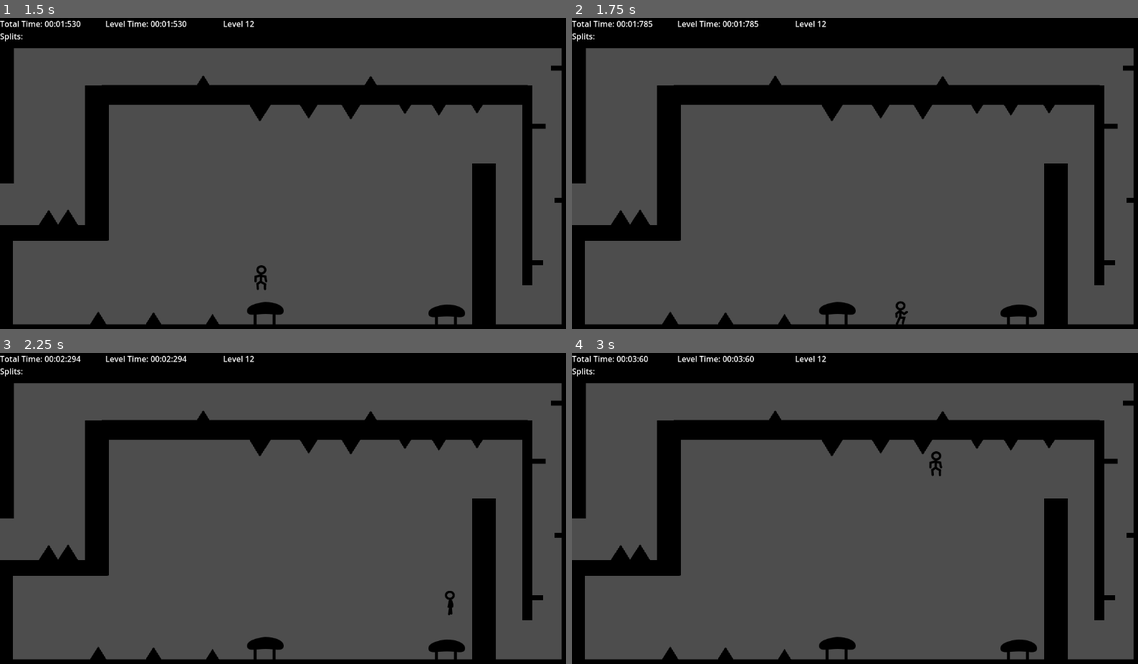
Above: before the commit, frames 1-4 (two rows, left to right).
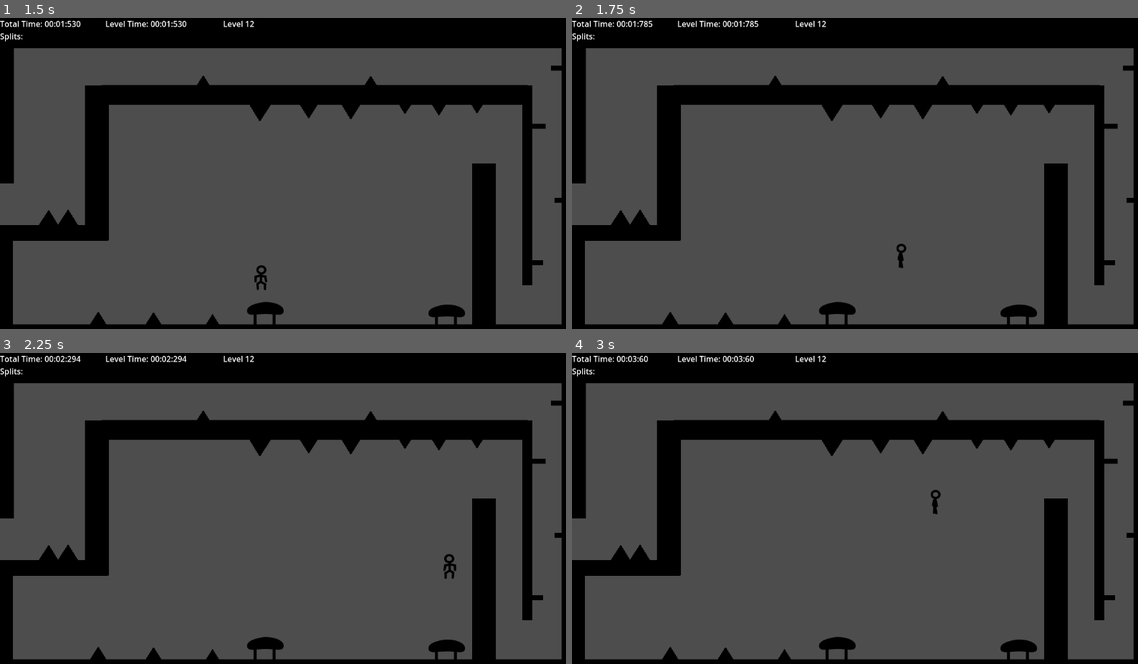
Above: after the commit, the same moments.

Repository: KarumGhag/Mr-Stickyhead-remastered-remake
Game: Godot game, scene res://scences/levels/level_12.tscn
Same seed, same stepped clock (60 frames per second), same inputs: the game is played once before the commit and once after it. This scene is started directly instead of the project's main scene.
Inputs (mouse positions are in pixels of both pictures, inside the frame that each line leads up to):
- Up to frame 1 (1.5 s): tap Enter at 0.5 s; move the mouse to (413, 164) at 0.52 s; hold Ctrl 0.53-1.28 s; hold D (right) from 0.53 s (still down); tap W (jump) at 0.77 s; move the mouse to (169, 195) at 1.27 s; tap Ctrl at 1.35 s
- Up to frame 2 (1.75 s): keep holding D (right); tap W (jump) at 1.52 s
- Up to frame 3 (2.25 s): move the mouse to (345, 443) at 2.02 s; release D (right) at 2.03 s; hold A (left) from 2.03 s (still down); hold Ctrl from 2.03 s (still down)
- Up to frame 4 (3 s): move the mouse to (832, 576) at 2.77 s; release A (left) at 2.78 s; release Ctrl at 2.78 s; hold D (right) from 2.78 s (still down); tap Ctrl at 2.85 s

Frame 1 is identical in both runs. In frame 2, 0.2% of the frame differs, in the area x 57-60%, y 72-99%; in frame 3, 0.2%, in the area x 78-81%, y 64-85%; in frame 4, 0.2%.

Commit message:
taller bounce pad hitbox, higher gravity

Diff:
--- a/scences/levels/level_12.tscn
+++ b/scences/levels/level_12.tscn
@@ -20,7 +20,6 @@
 
 [node name="Player" parent="." instance=ExtResource("2_6bjqr")]
 position = Vector2(90, 590)
-acceleration = 25.0
 
 [node name="Camera Mover" type="Node3D" parent="."]
 
--- a/scences/objects/bounce_pad.tscn
+++ b/scences/objects/bounce_pad.tscn
@@ -13,6 +13,6 @@
 [node name="Area2D" type="Area2D" parent="."]
 
 [node name="CollisionPolygon2D" type="CollisionPolygon2D" parent="Area2D"]
-polygon = PackedVector2Array(-33, -9, -33, 29, 36, 28, 36, -10, 18, -20, -12, -20)
+polygon = PackedVector2Array(-35, -17, -33, 29, 36, 28, 39, -17, 19, -25, -11, -25)
 
 [connection signal="body_entered" from="Area2D" to="." method="_on_area_2d_body_entered"]
